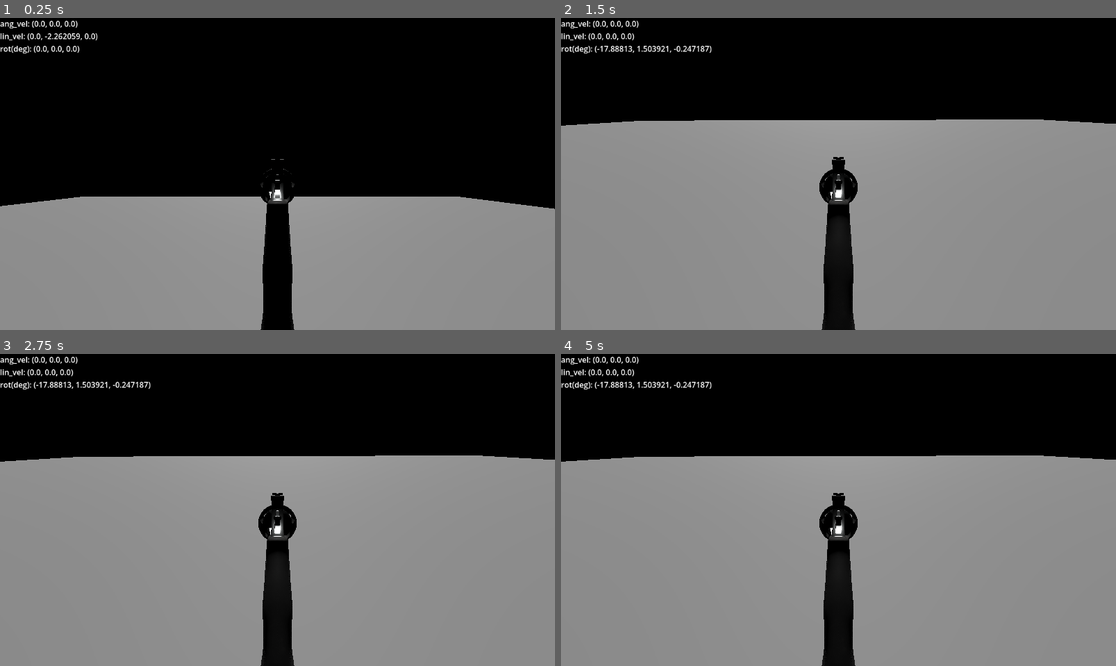
Above: before the commit, frames 1-4 (two rows, left to right).
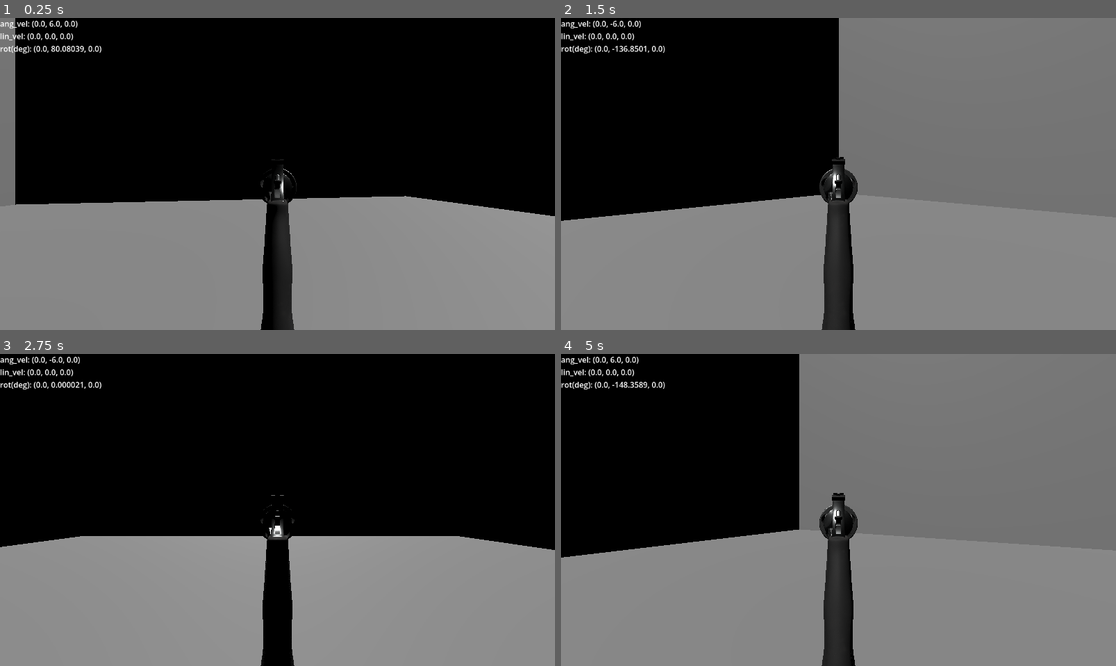
Above: after the commit, the same moments.

Repository: Archangel2303/ProjectInertia0.03
Game: Godot game, scene res://scenes/Levels/World 1/FiringRange.tscn
Two runs of this game, one before a commit and one after it. Both use one fixed random seed, a clock stepped at 60 frames per second and the inputs below.
Inputs:
- Up to frame 1 (0.25 s): no input
- Up to frame 2 (1.5 s): hold Shift (slow_time) 0.53-1.28 s; tap Space (fire) at 1.35 s
- Up to frame 3 (2.75 s): tap Shift (slow_time) at 1.55 s; hold Shift (slow_time) from 2.03 s (still down)
- Up to frame 4 (5 s): release Shift (slow_time) at 2.78 s; tap Shift (slow_time) at 2.85, 3.8, 4.35 s; hold Space (fire) 3.53-4.28 s

The runs differ from the first frame. In frame 1, 4.1% of the frame differs, in the area x 0-100%, y 0-100%; in frame 2, 45%; in frame 3, 26%; in frame 4, 47%.
Error before the commit: Parse Error: Identifier "GameManager" not declared in the current scope. (res://scripts/player_gun.gd:39)

Commit message:
slow time implemented

Diff:
--- a/scripts/player_gun.gd
+++ b/scripts/player_gun.gd
@@ -36,9 +36,10 @@
 		_fire()
 
 	if event.is_action_pressed("slow_time"):
-		GameManager.start_slow_time()
+		gamemanager.start_slow_time()
+
 	if event.is_action_released("slow_time"):
-		GameManager.stop_slow_time()
+		gamemanager.stop_slow_time()
 
 
 func _fire():
